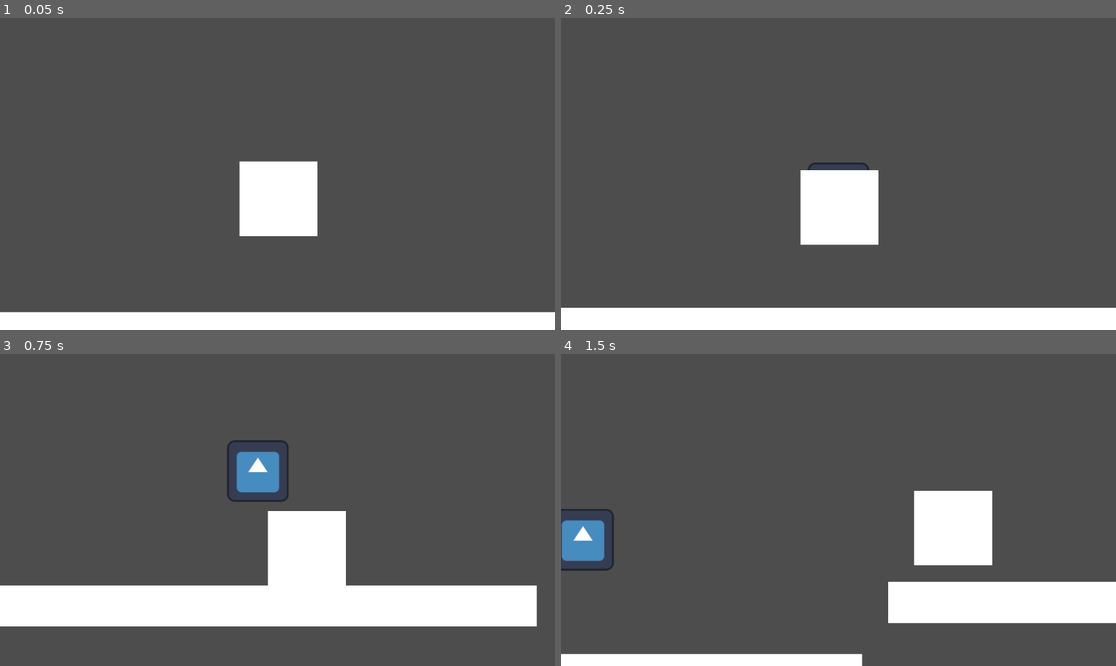
Above: before the commit, frames 1-4 (two rows, left to right).
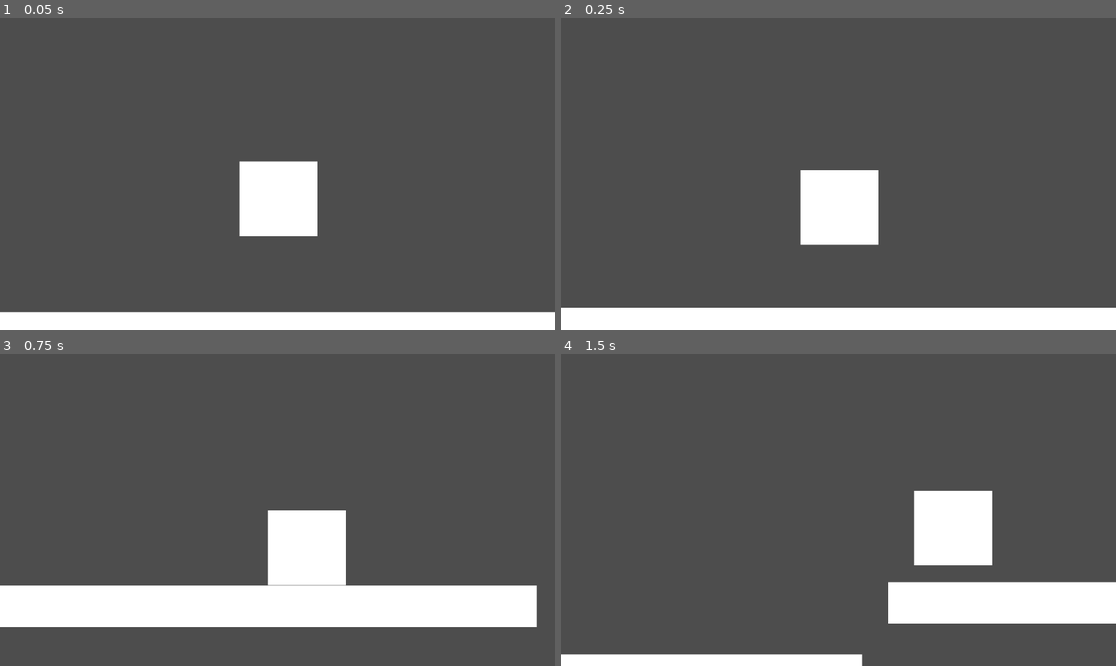
Above: after the commit, the same moments.

Repository: ComradeJustin/game
Game: Godot game, scene res://scenes/node_2d.tscn
Same seed, same stepped clock (60 frames per second), same inputs: the game is played once before the commit and once after it. The engine's default icon, where the game draws it, is replaced by a stand-in: a white triangle on a blue panel in a dark square.
Inputs:
- Up to frame 1 (0.05 s): no input
- Up to frame 2 (0.25 s): no input
- Up to frame 3 (0.75 s): tap Enter (ui_accept) at 0.5 s; hold D (move_right) from 0.53 s (still down); tap E (use_weapon, bound only after the commit) at 0.6 s
- Up to frame 4 (1.5 s): keep holding D (move_right); tap Space (jump) at 0.77 s; tap Shift (Dash) at 1.35 s

Frame 1 is identical in both runs. In frame 2, less than 0.1% of the frame differs, in the area x 44-56%, y 46-49%; in frame 3, 1.6%; in frame 4, 1.7%, in the area x 0-100%, y 49-97%.

Commit message:
Game now keeps track of player direction
press either e or mouse click to get the direction of the player

Planning to use this for the weapon system

Diff:
--- a/project.godot
+++ b/project.godot
@@ -47,6 +47,12 @@
 "events": [Object(InputEventKey,"resource_local_to_scene":false,"resource_name":"","device":-1,"window_id":0,"alt_press …(195 unchanged characters)…
 ]
 }
+use_weapon={
+"deadzone": 0.5,
+"events": [Object(InputEventKey,"resource_local_to_scene":false,"resource_name":"","device":-1,"window_id":0,"alt_pressed":false,"shift_pressed":false,"ctrl_pressed":false,"meta_pressed":false,"pressed":false,"keycode":0,"physical_keycode":69,"key_label":0,"unicode":101,"location":0,"echo":false,"script":null)
+, Object(InputEventMouseButton,"resource_local_to_scene":false,"resource_name":"","device":-1,"window_id":0,"alt_pressed":false,"shift_pressed":false,"ctrl_pressed":false,"meta_pressed":false,"button_mask":0,"position":Vector2(0, 0),"global_position":Vector2(0, 0),"factor":1.0,"button_index":1,"canceled":false,"pressed":false,"double_click":false,"script":null)
+]
+}
 
 [rendering]
 
--- a/scenes/Systems/Player.gd
+++ b/scenes/Systems/Player.gd
@@ -1,6 +1,8 @@
 extends Entitydata
 var DashMax = 2
 var DashAmount = DashMax
+var direction = null
+
 
 # Called when the node enters the scene tree for the first time.
 func _ready() -> void:
@@ -18,10 +20,22 @@
 			velocity.y = -400.0 * 1.5
 
 		var input_dir := Input.get_axis("move_left", "move_right")
+
 		if input_dir:
 			self.velocity.x = input_dir * movement_spd * delta * dash_vel
 		else:
 			velocity.x = move_toward(velocity.x, 0, movement_spd)
+
+		if input_dir < 0:
+			direction = false
+		elif input_dir > 0:
+			direction = true
+
+		if Input.is_action_just_pressed("use_weapon"):
+			if direction == false:
+				print("left")
+			else:
+				print("right")
 
 		if Input.is_action_just_pressed("Dash") and !is_on_floor():
 			if DashAmount > 0:
--- a/scenes/node_2d.tscn
+++ b/scenes/node_2d.tscn
@@ -1,6 +1,5 @@
-[gd_scene load_steps=7 format=3 uid="uid://rc4qkf4wvaq0"]
+[gd_scene load_steps=6 format=3 uid="uid://rc4qkf4wvaq0"]
 
-[ext_resource type="Texture2D" uid="uid://bvnmno6r536ap" path="res://icon.svg" id="2_qicmx"]
 [ext_resource type="Script" path="res://scenes/Systems/Player.gd" id="3_362gy"]
 
 [sub_resource type="BoxMesh" id="BoxMesh_4x127"]
@@ -9,24 +8,11 @@
 size = Vector2(1157, 86)
 
 [sub_resource type="RectangleShape2D" id="RectangleShape2D_22lk8"]
-size = Vector2(16.1, 15.5)
+size = Vector2(4.25, 15.5)
 
 [sub_resource type="BoxMesh" id="BoxMesh_gm47q"]
 
 [node name="Node2D" type="Node2D"]
-
-[node name="Player" type="Node2D" parent="."]
-position = Vector2(20, 0)
-
-[node name="Sprite2D" type="Sprite2D" parent="Player"]
-texture = ExtResource("2_qicmx")
-
-[node name="RayCast2D" type="RayCast2D" parent="Player"]
-visible = false
-position = Vector2(0, 79)
-target_position = Vector2(0, 2)
-hit_from_inside = true
-collide_with_areas = true
 
 [node name="StaticBody2D" type="StaticBody2D" parent="."]
 position = Vector2(0, 238)
@@ -44,17 +30,27 @@
 position = Vector2(20, 0)
 script = ExtResource("3_362gy")
 
-[node name="CollisionShape2D" type="CollisionShape2D" parent="CharacterBody2D"]
+[node name="Player Hurtbox" type="CollisionShape2D" parent="CharacterBody2D"]
 position = Vector2(2, -4.76837e-07)
 scale = Vector2(10, 10)
 shape = SubResource("RectangleShape2D_22lk8")
 
-[node name="MeshInstance2D" type="MeshInstance2D" parent="CharacterBody2D"]
+[node name="RAttack Hitbox" type="CollisionShape2D" parent="CharacterBody2D"]
+position = Vector2(104.75, 1)
+scale = Vector2(10, 10)
+shape = SubResource("RectangleShape2D_22lk8")
+
+[node name="LAttack Hitbox" type="CollisionShape2D" parent="CharacterBody2D"]
+position = Vector2(-100, 3.55271e-15)
+scale = Vector2(10, 10)
+shape = SubResource("RectangleShape2D_22lk8")
+
+[node name="Player Mesh" type="MeshInstance2D" parent="CharacterBody2D"]
 position = Vector2(2, 0.500004)
 scale = Vector2(162, 155)
 mesh = SubResource("BoxMesh_gm47q")
 
-[node name="Camera2D" type="Camera2D" parent="CharacterBody2D"]
+[node name="Main Camera" type="Camera2D" parent="CharacterBody2D"]
 offset = Vector2(0, -50)
 position_smoothing_enabled = true
 
